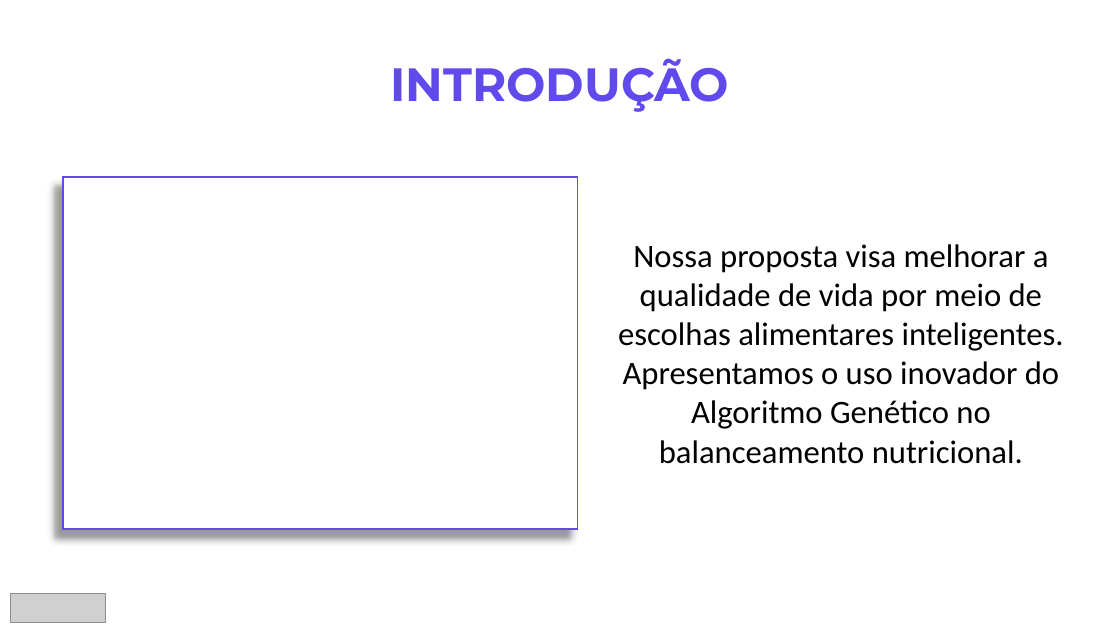
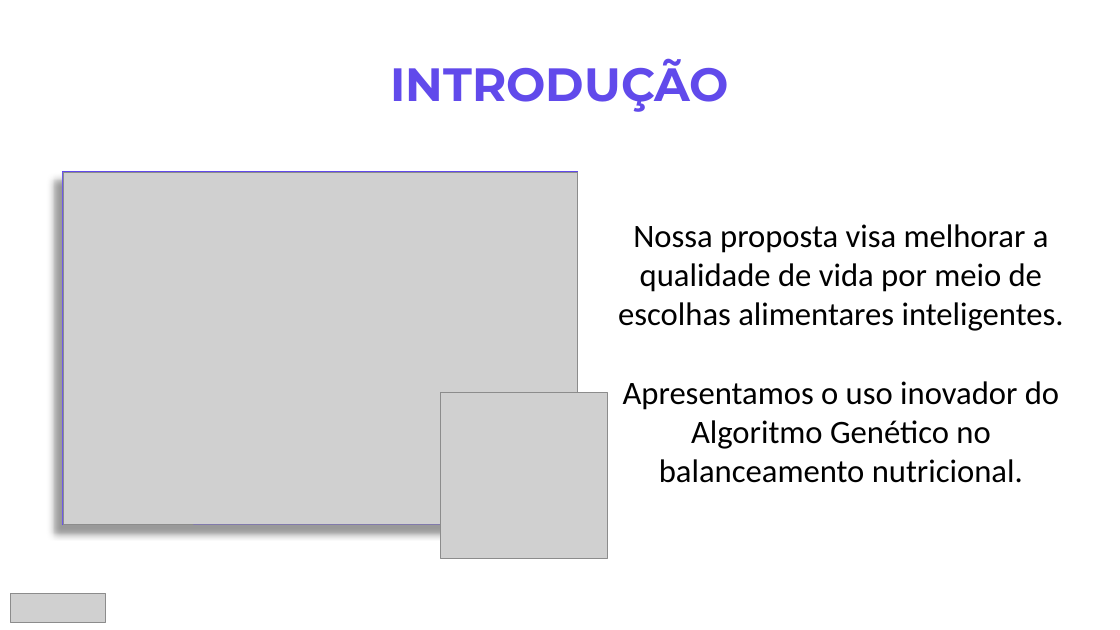
Before and after one commit to laylith/balanceadorNutricional, a slide deck: slide 2 of Documentação/Prática Extensionista.pptx. Drawn at 1120x630 pixels with LibreOffice and Linux fonts; fonts in the diff are those of the drawing; grey boxes stand for pictures; background and template pictures are left out. Boxes give left, top, right and bottom in pixels: in the first picture for what was removed or moved away, otherwise in the second. Text is boxed around its words. In the diff, an @@ line names an element or a change of style, - is before the commit and + after.

```diff
--- a/Documentação/Prática Extensionista.pptx
+++ b/Documentação/Prática Extensionista.pptx
@@ rectangle: place and size @@
-rectangle at box(63, 177, 577, 529)
+rectangle at box(63, 172, 577, 524)
@@ picture added at box(63, 172, 577, 524) @@
@@ text at box(618, 224, 1064, 483): text changed @@
-Nossa proposta visa melhorar a qualidade de vida por meio de escolhas alimentares inteligentes. Apresentamos o uso inovador do Algoritmo Genético no balanceamento nutricional.
+Nossa proposta visa melhorar a qualidade de vida por meio de escolhas alimentares inteligentes.
+Apresentamos o uso inovador do Algoritmo Genético no balanceamento nutricional.
@@ picture added at box(441, 392, 607, 559) @@
```
Also in this commit, not shown: 8 other slides changed, 1 other file.
